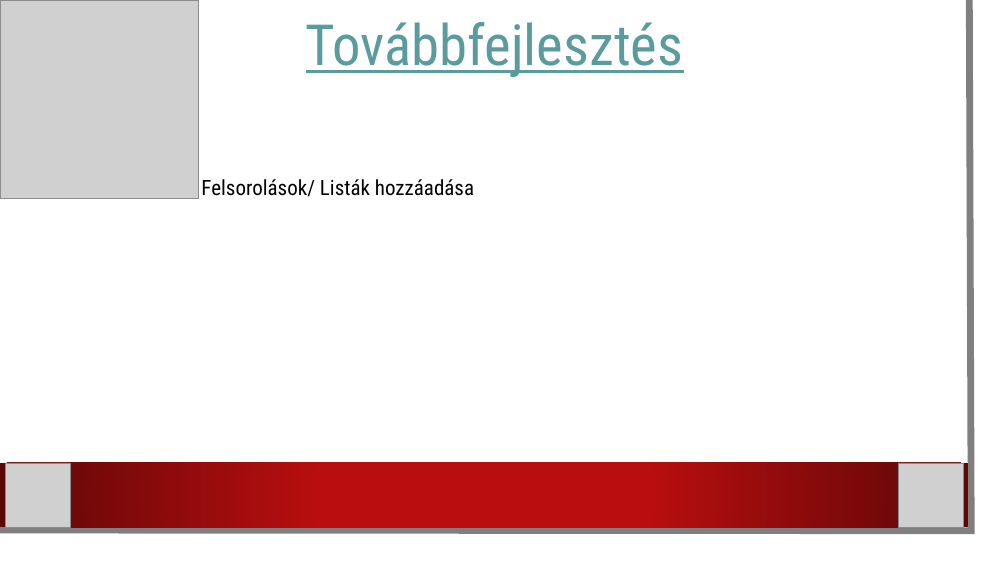
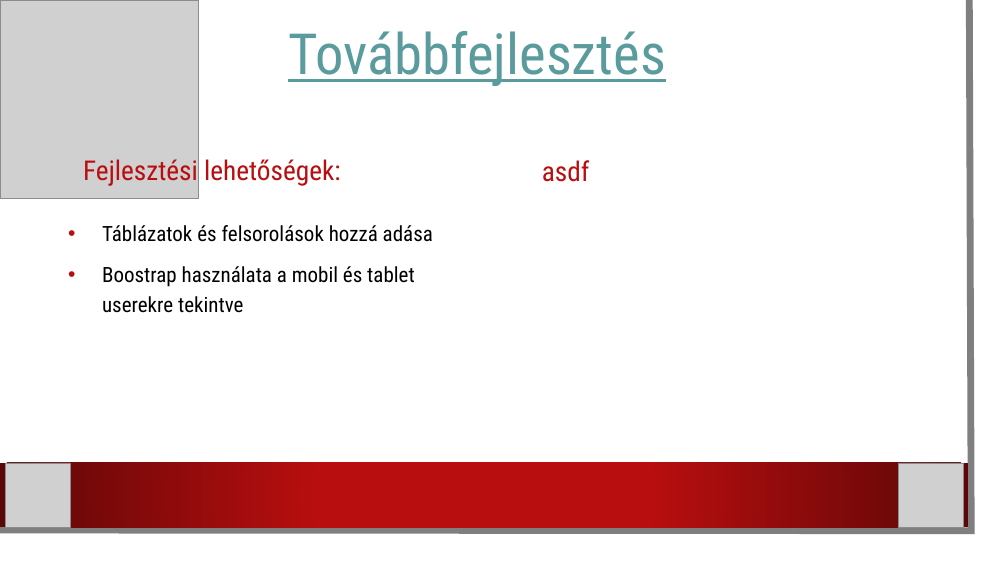
Before and after one commit to karpatililiana/Csapatmunka2.0, a slide deck: slide 7 of Programbemutató.pptx. Drawn at 1008x567 pixels with LibreOffice and Linux fonts; fonts in the diff are those of the drawing; grey boxes stand for pictures; background and template pictures are left out. Boxes give left, top, right and bottom in pixels: in the first picture for what was removed or moved away, otherwise in the second. Text is boxed around its words. In the diff, an @@ line names an element or a change of style, - is before the commit and + after.

```diff
--- a/Programbemutató.pptx
+++ b/Programbemutató.pptx
@@ title "Továbbfejlesztés": place and size @@
-title "Továbbfejlesztés" at [306, 22, 683, 77]
+title "Továbbfejlesztés" at [288, 31, 665, 86]
@@ text added at [83, 159, 341, 186], 26 pt, text #B80E0F @@
+Fejlesztési lehetőségek:
@@ text removed at [102, 179, 474, 201] @@
-o Táblázatok, Felsorolások/ Listák hozzáadása
@@ text added at [542, 160, 590, 182], 26 pt, text #B80E0F @@
+asdf
@@ text added at [102, 225, 433, 313], 20 pt, text #000000 @@
+• Táblázatok és felsorolások hozzá adása
+• Boostrap használata a mobil és tablet userekre tekintve
```
Also in this commit, not shown: 2 other slides changed.
